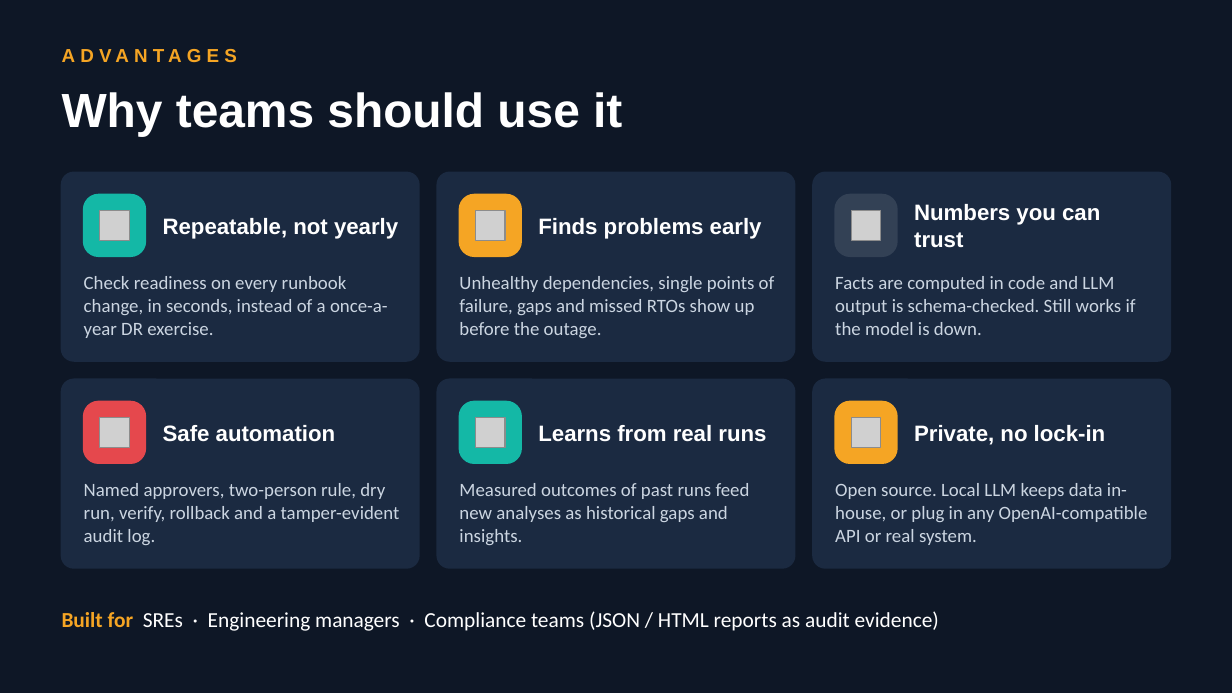
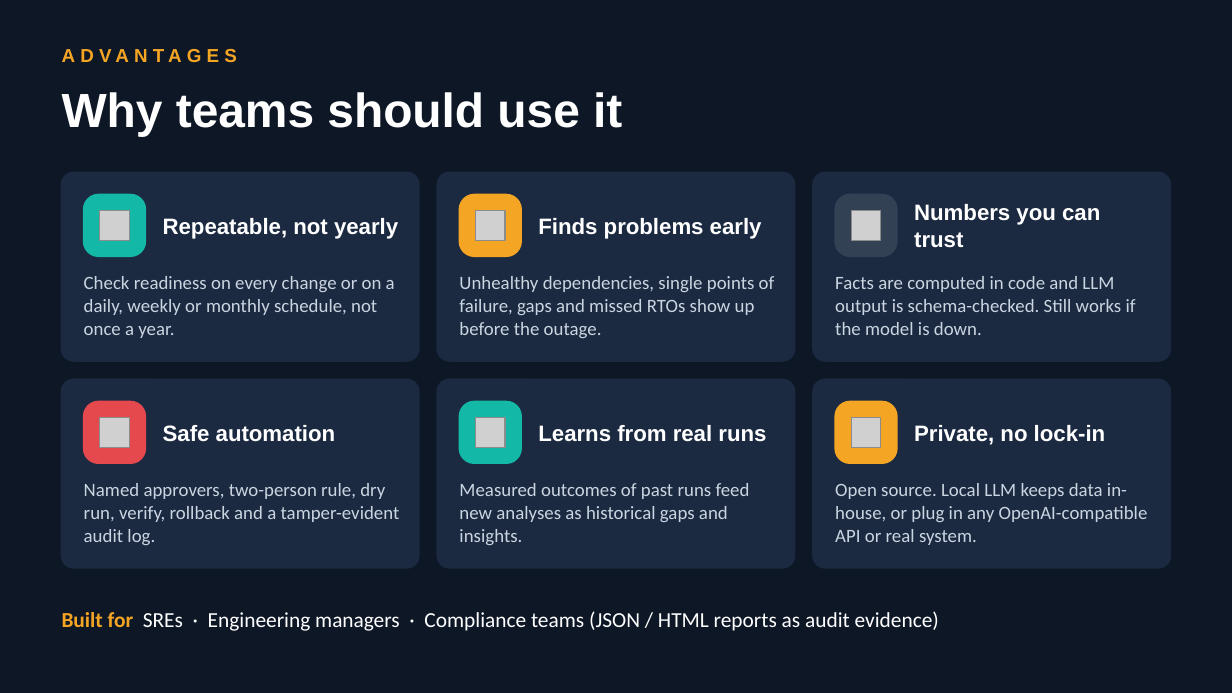
Before and after one commit to Jotiba-Patil/ai-powered-dr-readiness-agent, a slide deck: slide 10 of docs/DR_Readiness_Agent.pptx (slide 9 before the commit). Drawn at 1232x693 pixels with LibreOffice and Linux fonts; fonts in the diff are those of the drawing; grey boxes stand for pictures. Boxes give left, top, right and bottom in pixels: in the first picture for what was removed or moved away, otherwise in the second. Text is boxed around its words. In the diff, an @@ line names an element or a change of style, - is before the commit and + after.

```diff
--- a/docs/DR_Readiness_Agent.pptx
+++ b/docs/DR_Readiness_Agent.pptx
@@ text at <box>84,276,395,338</box>: text changed @@
-Check readiness on every runbook change, in seconds, instead of a once-a-year DR exercise.
+Check readiness on every change or on a daily, weekly or monthly schedule, not once a year.
```
Also in this commit, not shown: 2 other slides changed, 1 slide added.
